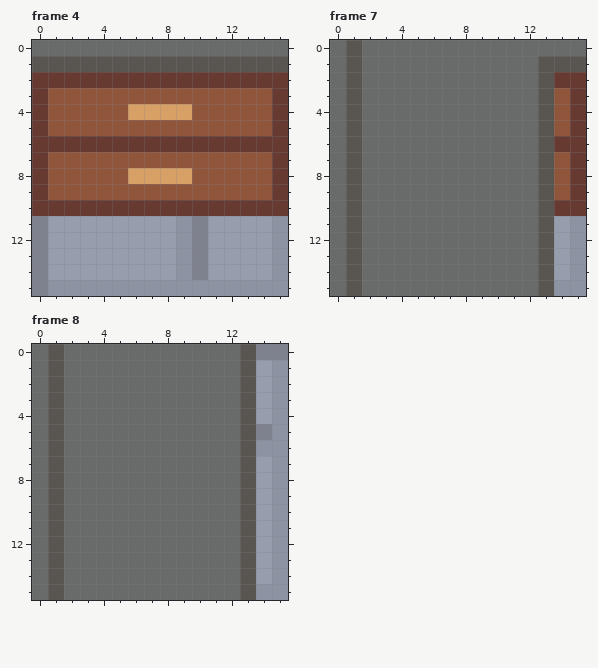
Edited in one commit: pixel-art file (tilemap.aseprite). Above: the version before the commit.
16x16 pixels, 9 frames. Shown: frame 4, frame 7, frame 8. The commit also changed other frames, which this record leaves out.
New version:
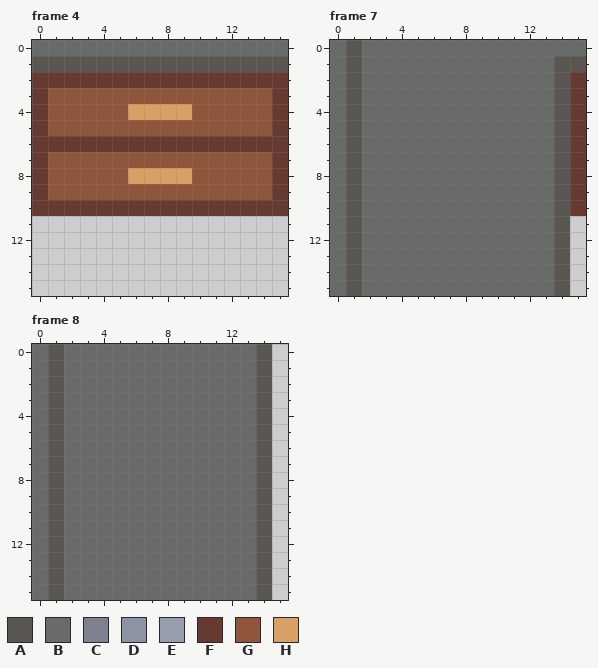
Palette (. is transparent): A #595652  B #696a6a  C #7d828e  D #8c93a2  E #969ead  F #663931  G #8f563b  H #d9a066
Diff:
layer "Floor" removed
Frame 4:
y 11..14: x 0..15 CEEEEEEEEDCEEEED -> ................
y 15: x 0..15 CDDDDDDDDDDDDDDD -> ................
Frame 7:
y 1: x 13 A -> B
y 2: x 13..14 AF -> BA
y 3..5: x 13..14 AG -> BA
y 6: x 13..14 AF -> BA
y 7..9: x 13..14 AG -> BA
y 10: x 13..14 AF -> BA
y 11..14: x 13..15 AED -> BA.
y 15: x 13..15 ADD -> BA.
Frame 8:
y 0: x 13..15 ACC -> BA.
y 1..4: x 13..15 AED -> BA.
y 5: x 13..15 ACD -> BA.
y 6: x 13..15 ADD -> BA.
y 7..14: x 13..15 AED -> BA.
y 15: x 13..15 ADD -> BA.
Where, in picture pixels (left, top, right, bottom), the same in both pictures:
erased: (32, 216, 288, 296)
changed: (538, 56, 586, 296)
changed: (240, 344, 288, 600)
